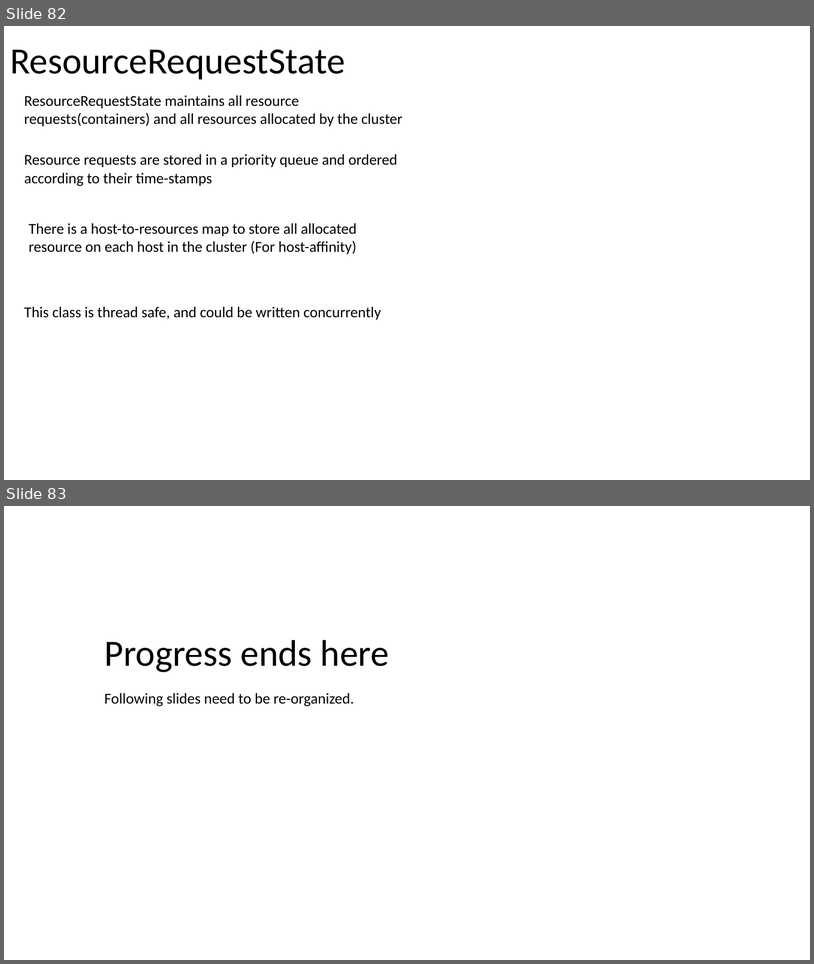
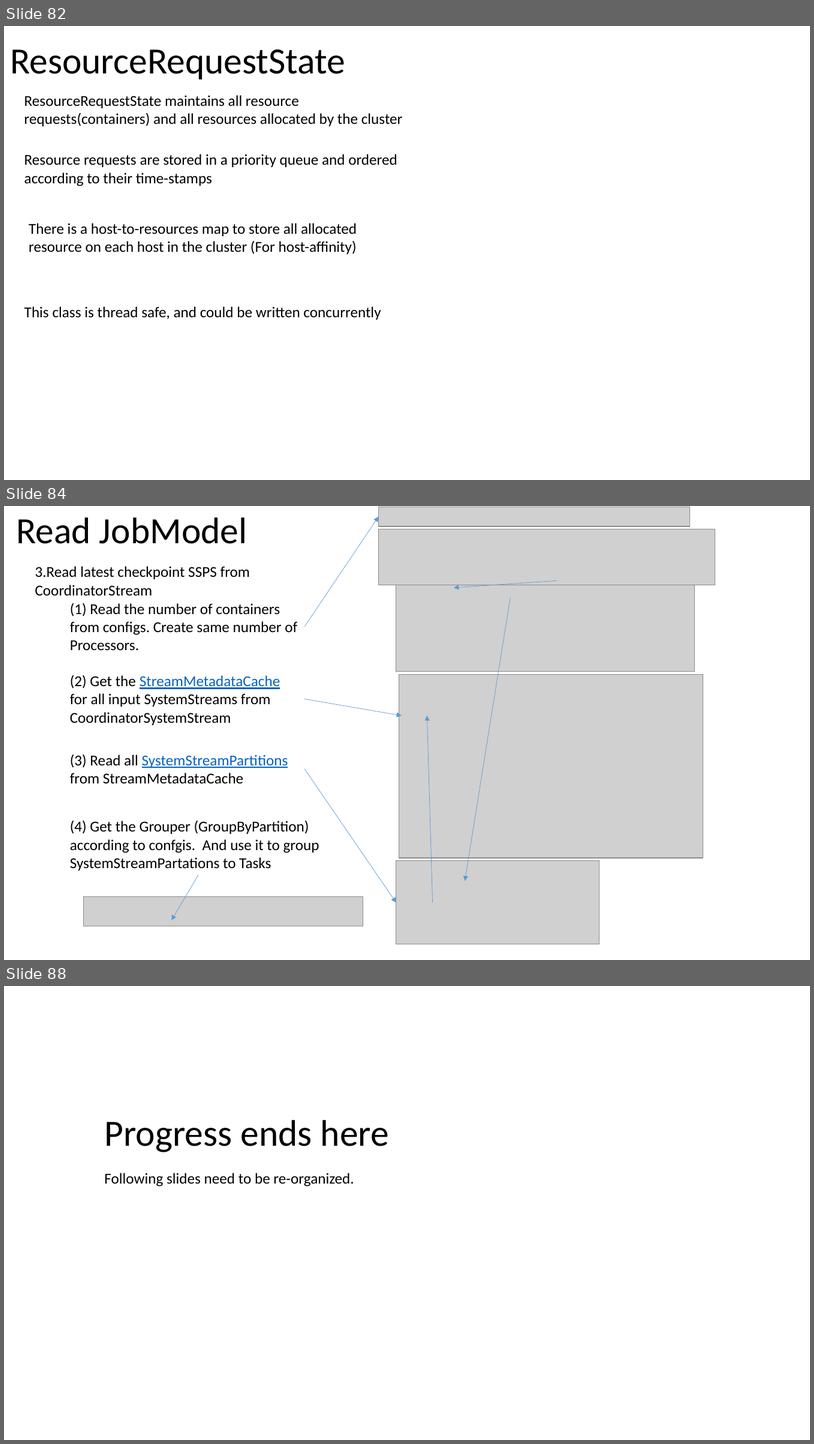
Before and after one commit to Swrrt/Samza-Documents, a slide deck: Documentation/SamzaStructure.pptx. Shown one above the other, each under a label of ours: slides 82 and 83 before the commit, slides 82, 84 and 88 after it; the slides between them are not shown. The pictures are 814x964 and 814x1444 pixels, drawn with LibreOffice and Linux fonts; fonts in the diff are those of the drawing; grey boxes stand for pictures. Boxes give left, top, right and bottom in pixels: in the first picture for what was removed or moved away, otherwise in the second. Text is boxed around its words. In the diff, an @@ line names an element or a change of style, - is before the commit and + after.

```diff
--- a/Documentation/SamzaStructure.pptx
+++ b/Documentation/SamzaStructure.pptx
@@ slide 84 added at (4,506,810,960), background #FFFFFF @@
@@ title added at (16,517,248,544), 44 pt, text #000000 @@
+Read JobModel
@@ arrow added from (305, 627) to (378, 517), #5B9BD5 0.5 pt @@
@@ picture added at (378,507,690,526) @@
@@ picture added at (378,529,715,585) @@
@@ text added at (35,566,250,596), 18 pt, text #000000 @@
+3.Read latest checkpoint SSPS from CoordinatorStream
@@ picture added at (396,585,695,671) @@
@@ arrow added from (557, 580) to (454, 588), #5B9BD5 0.5 pt @@
@@ text added at (70,603,297,651), 18 pt, text #000000 @@
+(1) Read the number of containers from configs. Create same number of Processors.
@@ arrow added from (511, 597) to (465, 881), #5B9BD5 0.5 pt @@
@@ text added at (70,675,280,725), 18 pt, text #000000 @@
+(2) Get the StreamMetadataCache for all input SystemStreams from CoordinatorSystemStream
@@ picture added at (399,674,704,858) @@
@@ arrow added from (305, 699) to (402, 715), #5B9BD5 0.5 pt @@
@@ arrow added from (433, 902) to (428, 715), #5B9BD5 0.5 pt @@
@@ text added at (70,754,288,784), 18 pt, text #000000 @@
+(3) Read all SystemStreamPartitions from StreamMetadataCache
@@ arrow added from (305, 769) to (396, 902), #5B9BD5 0.5 pt @@
@@ text added at (70,820,320,870), 18 pt, text #000000 @@
+(4) Get the Grouper (GroupByPartition) according to confgis. And use it to group SystemStreamPartations to Tasks
@@ picture added at (396,861,600,944) @@
@@ arrow added from (198, 875) to (171, 920), #5B9BD5 0.5 pt @@
@@ picture added at (84,897,363,926) @@
@@ what was slide 83 is now slide 88 @@
```
Also in this commit, not shown: 4 other slides added.
